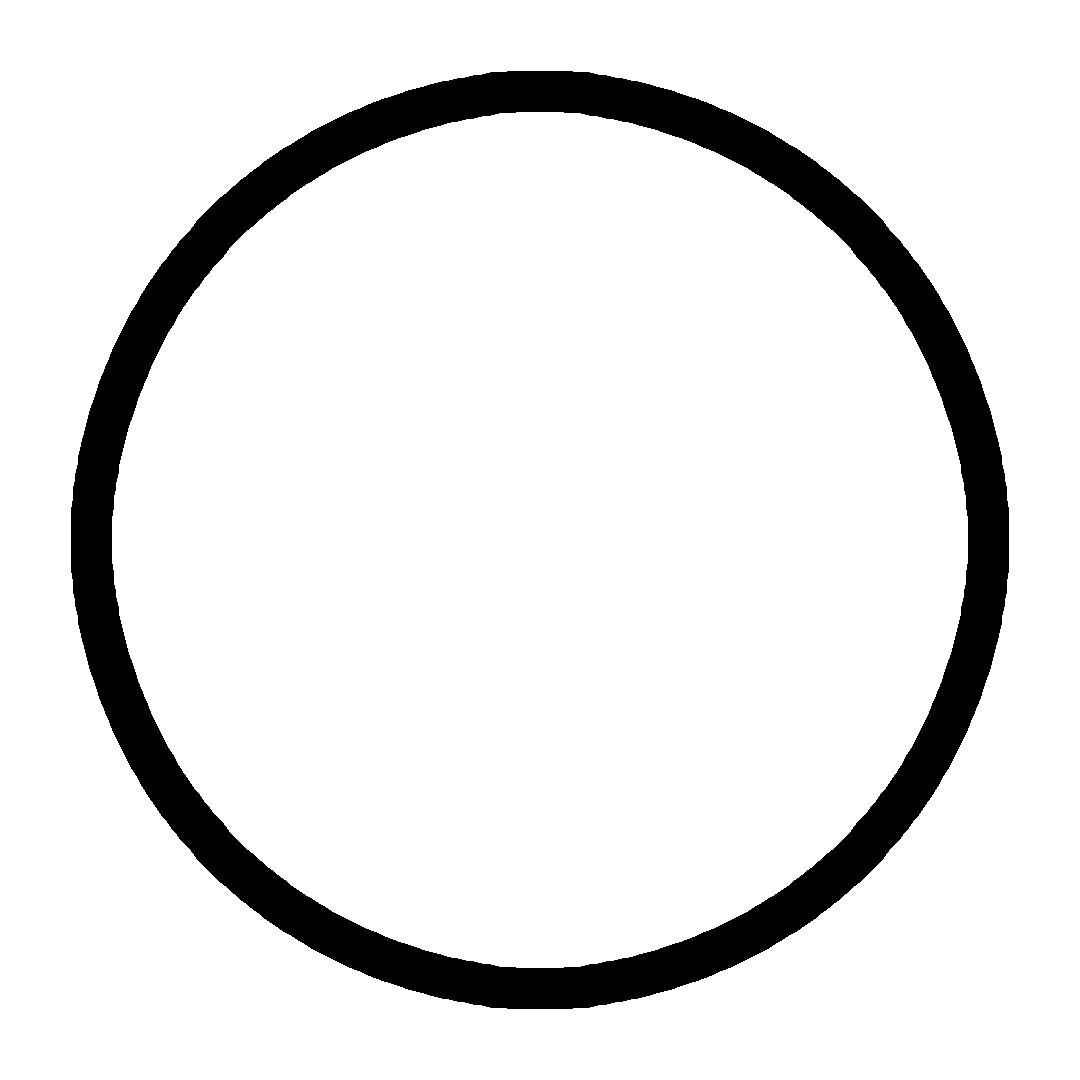
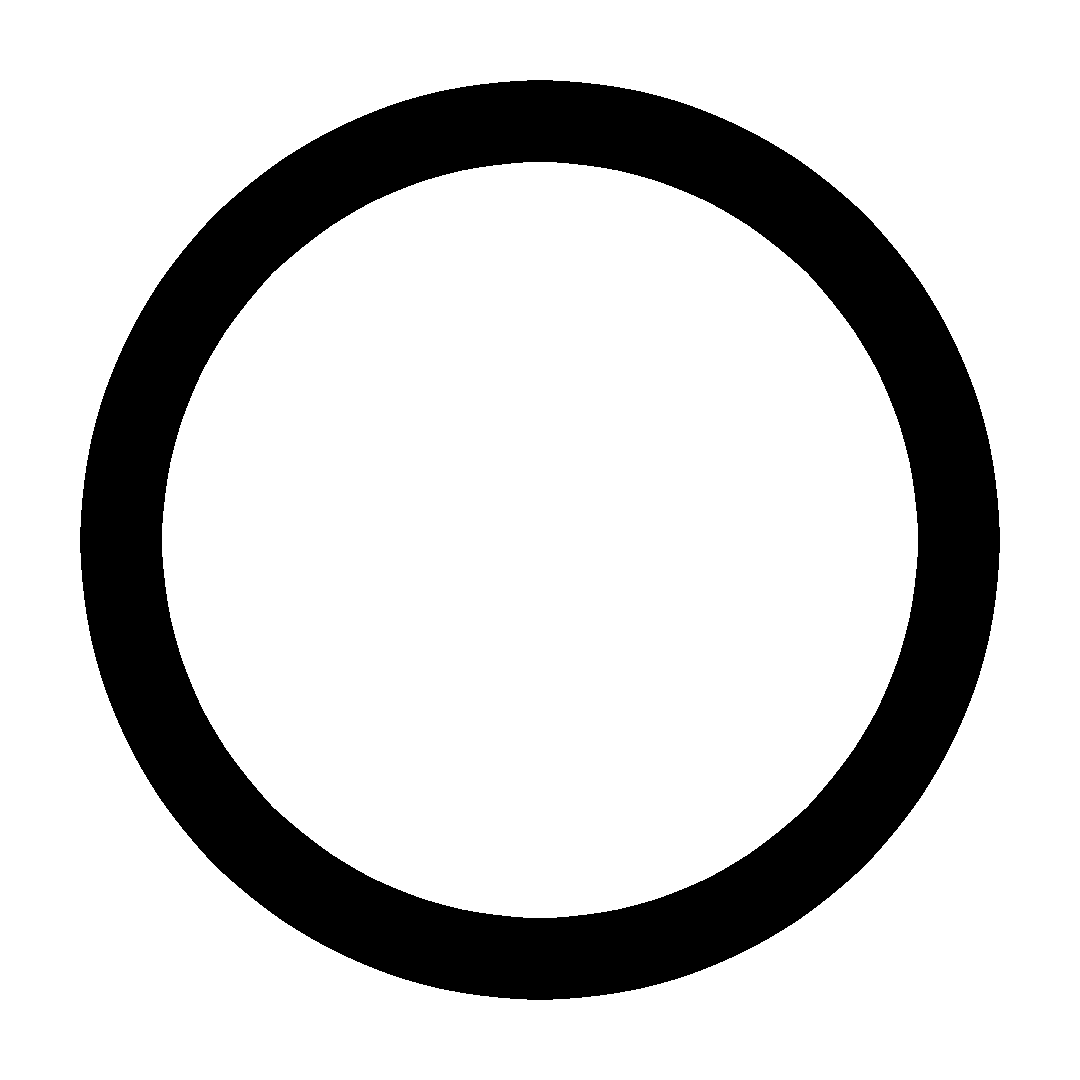
Layers edited between the first and the second 1080 x 1080 image:
painted on "Circle" over [71, 71, 1009, 1009]
